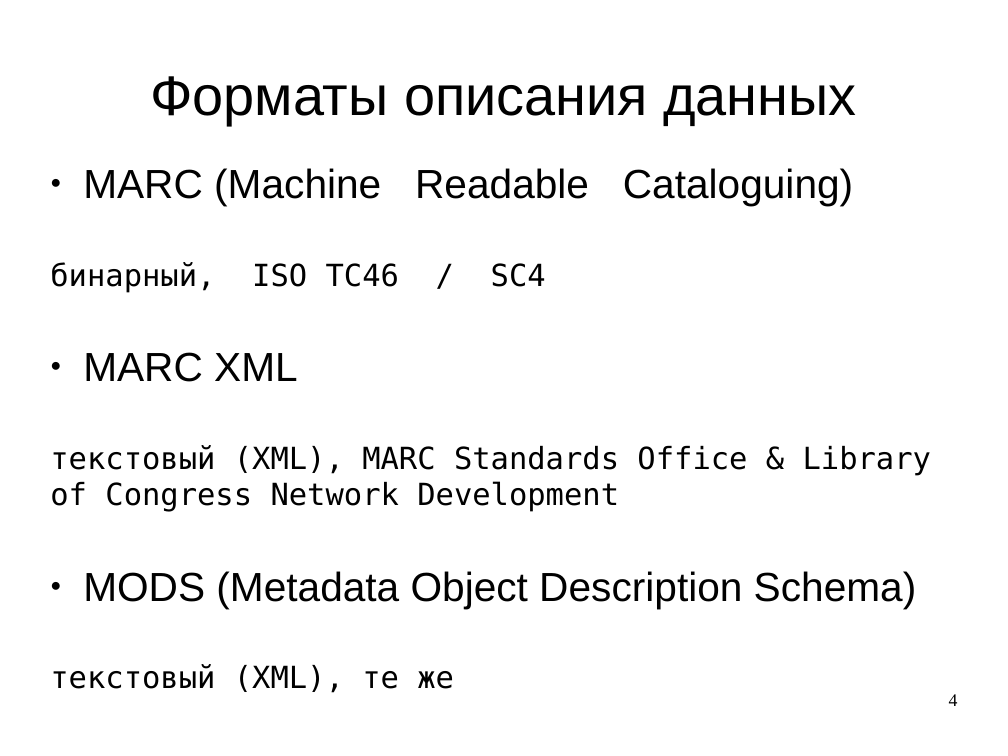
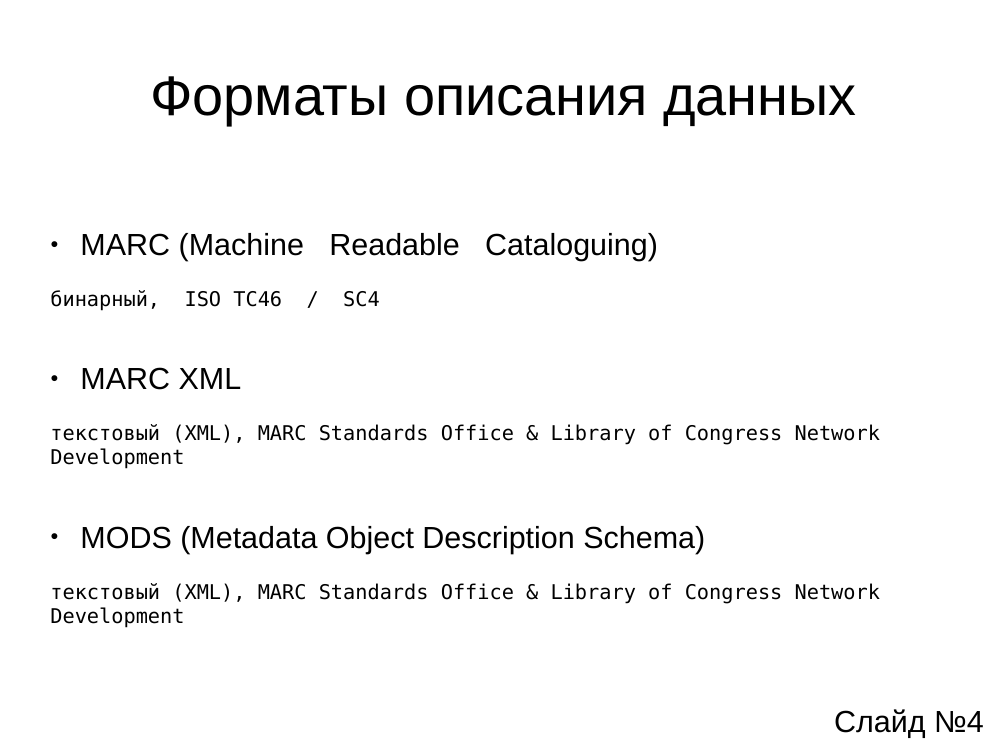
Before and after one commit to aeremenok/a-team-777, a slide deck: slide 4 of diploma/ssv/ssv-presentation.odp. Drawn at 1008x756 pixels with LibreOffice and Linux fonts; fonts in the diff are those of the drawing. Boxes give left, top, right and bottom in pixels: in the first picture for what was removed or moved away, otherwise in the second. Text is boxed around its words. In the diff, an @@ line names an element or a change of style, - is before the commit and + after.

```diff
--- a/diploma/ssv/ssv-presentation.odp
+++ b/diploma/ssv/ssv-presentation.odp
@@ subtitle "MARC (Machine Readable Cataloguing)": place and size @@
-subtitle "MARC (Machine Readable Cataloguing)" at [50, 168, 931, 693]
+subtitle "MARC (Machine Readable Cataloguing)" at [50, 233, 880, 628]
@@ subtitle at [50, 233, 880, 554]: size 32 to 24 pt in "MARC (Machine Readable Cataloguing)", "MARC XML", "MODS (Metadata Object Description Schema)"; size 24 to 16 pt in "бинарный, ISO TC46 / SC4", "текстовый (XML), MARC Standards Office & Library ..." @@
@@ subtitle at [50, 583, 880, 628]: text changed; size 24 to 16 pt @@
-текстовый (XML), те же
+текстовый (XML), MARC Standards Office & Library of Congress Network Development
@@ text added at [834, 709, 984, 738], 24 pt, text #000000 @@
+Слайд №4
@@ page number removed at [949, 694, 958, 706] @@
-4
```
Also in this commit, not shown: 9 other slides changed, 1 other file.
